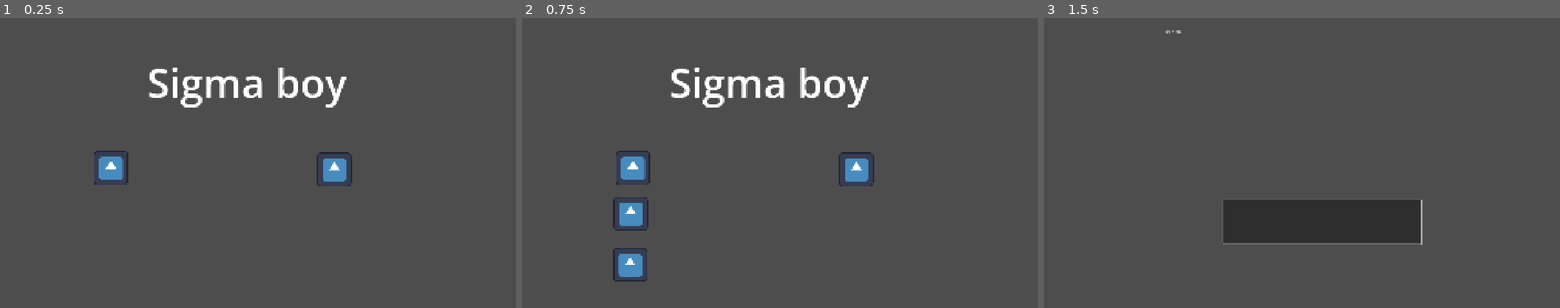
Above: before the commit, frames 1-3 (left to right).
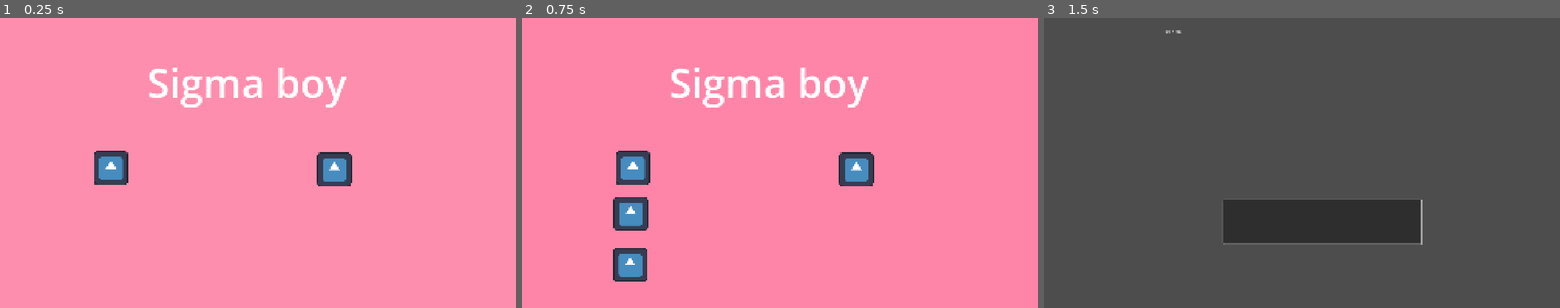
Above: after the commit, the same moments.

Repository: vincentnordlund-commits/matematikspel-gymnasiearbete
Game: Godot game, scene res://Scenes/start.tscn
Two runs of this game, one before a commit and one after it. Both use one fixed random seed, a clock stepped at 60 frames per second and the inputs below. The engine's default icon, where the game draws it, is replaced by a stand-in: a white triangle on a blue panel in a dark square.
Inputs (mouse positions are in pixels of both pictures, inside the frame that each line leads up to):
- Up to frame 1 (0.25 s): no input
- Up to frame 2 (0.75 s): click (635, 168) at 0.5 s
- Up to frame 3 (1.5 s): click (1152, 215) at 1.25 s

The runs differ from the first frame. In frame 1, 97% of the frame differs, in the area x 0-100%, y 0-100%; in frame 2, 96%; in frame 3, nothing differs.

Commit message:
background kurwa

Diff:
--- /dev/null
+++ b/Scenes/color_rect.gd
@@ -0,0 +1,11 @@
+extends ColorRect
+
+
+# Called when the node enters the scene tree for the first time.
+func _ready() -> void:
+	pass # Replace with function body.
+
+
+# Called every frame. 'delta' is the elapsed time since the previous frame.
+func _process(delta: float) -> void:
+	pass
--- a/Scenes/start.tscn
+++ b/Scenes/start.tscn
@@ -1,7 +1,46 @@
 [gd_scene format=3 uid="uid://b2g44de23ayt5"]
 
 [ext_resource type="Script" uid="uid://dqjvpb1u0lugl" path="res://Scripts/start.gd" id="1_3bxa3"]
+[ext_resource type="Script" uid="uid://c3g6va6c72pwl" path="res://Scenes/color_rect.gd" id="2_5ogh5"]
 [ext_resource type="Texture2D" uid="uid://ca2dnwjw8aj28" path="res://Assets/icon.svg" id="2_r48yj"]
+
+[sub_resource type="Animation" id="Animation_r48yj"]
+length = 0.001
+tracks/0/type = "value"
+tracks/0/imported = false
+tracks/0/enabled = true
+tracks/0/path = NodePath("ColorRect:color")
+tracks/0/interp = 1
+tracks/0/loop_wrap = true
+tracks/0/keys = {
+"times": PackedFloat32Array(0),
+"transitions": PackedFloat32Array(1),
+"update": 0,
+"values": [Color(0.997117, 0.5751809, 0.689226, 1)]
+}
+
+[sub_resource type="Animation" id="Animation_5ogh5"]
+resource_name = "background"
+length = 4.0
+loop_mode = 1
+tracks/0/type = "value"
+tracks/0/imported = false
+tracks/0/enabled = true
+tracks/0/path = NodePath("ColorRect:color")
+tracks/0/interp = 1
+tracks/0/loop_wrap = true
+tracks/0/keys = {
+"times": PackedFloat32Array(0, 2, 3.8333333),
+"transitions": PackedFloat32Array(1, 1, 1),
+"update": 0,
+"values": [Color(0.997117, 0.5751809, 0.689226, 1), Color(0.99285585, 0.43281487, 0.60682666, 1), Color(0.997117, 0.5751809, 0.689226, 1)]
+}
+
+[sub_resource type="AnimationLibrary" id="AnimationLibrary_lb6bl"]
+_data = {
+&"RESET": SubResource("Animation_r48yj"),
+&"background": SubResource("Animation_5ogh5")
+}
 
 [node name="Start" type="Control" unique_id=399754423]
 layout_mode = 3
@@ -11,6 +50,17 @@
 grow_horizontal = 2
 grow_vertical = 2
 script = ExtResource("1_3bxa3")
+
+[node name="AnimationPlayer" type="AnimationPlayer" parent="." unique_id=1928308584]
+libraries/ = SubResource("AnimationLibrary_lb6bl")
+autoplay = &"background"
+
+[node name="ColorRect" type="ColorRect" parent="." unique_id=1727483900]
+layout_mode = 0
+offset_right = 1920.0
+offset_bottom = 1080.0
+color = Color(0.997117, 0.5751809, 0.689226, 1)
+script = ExtResource("2_5ogh5")
 
 [node name="Spel 1" type="TextureButton" parent="." unique_id=1261577175]
 layout_mode = 0
Not shown, added: Scenes/color_rect.gd.uid
